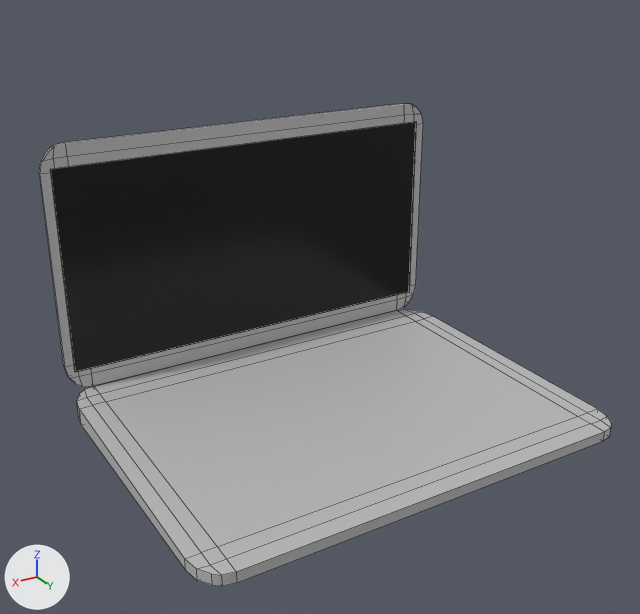
Two versions of the FBX model Assets/Assets/ewaste/Models/Laptop.fbx, one commit apart.
Camera for both pictures: a 50 mm lens placed at (0.038, 0.0089, 0.0445), pointed at (0.0021, -0.051, 0.0146). The axes (+X, +Y, +Z) are drawn at lower left. The lights are the same throughout. The first picture is the older version. Mesh edges are drawn as thin lines. Where no turn or scale is listed for an object, it has been applied to the vertices.
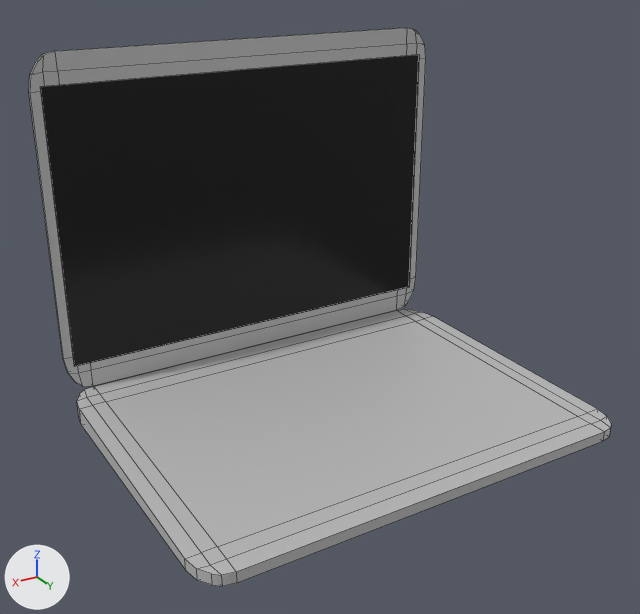
What differs and where, as boxes (x1, y1, x2, y2) in the pictures (640 x 614 px):
'polySurface124', moved, rescaled (26% taller)
    before: (39, 103, 423, 387)
    after: (29, 28, 426, 387)

The edits, one by one:
me_mesh is used by ob_polysurface124; location (0.0, -0.06721, 0.01565).
me_mesh had 92 vertices, 78 faces and spanned x -0.0203..0.0203, y -0.0002..0.0002, z -0.0118..0.0118.
me_mesh now has 92 vertices, 78 faces and spans x -0.0203..0.0203, y -0.0004..0.0, z 0.0..0.0311.
me_mesh part 1: the whole mesh is scaled about its middle by (1, 1, 1.32), then moved by (0.0, -0.0002, 0.0156).
Object 'polySurface124' (ob_polysurface124) moves from (0.0, -0.06721, 0.01565) to (0.0, -0.06702, 0.00387).
